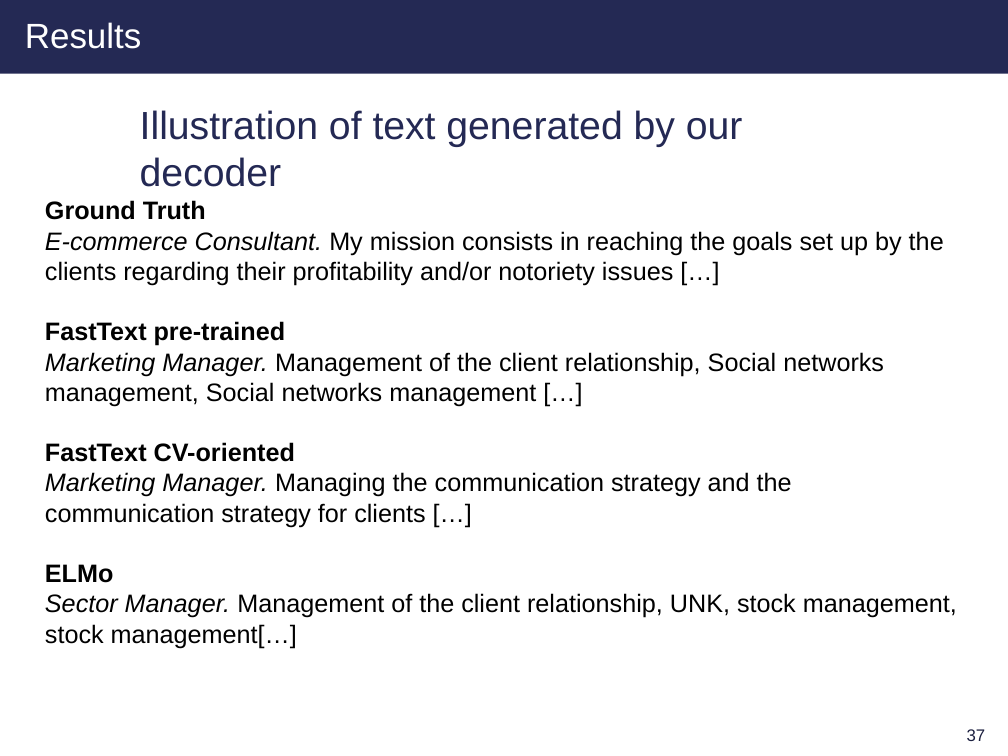
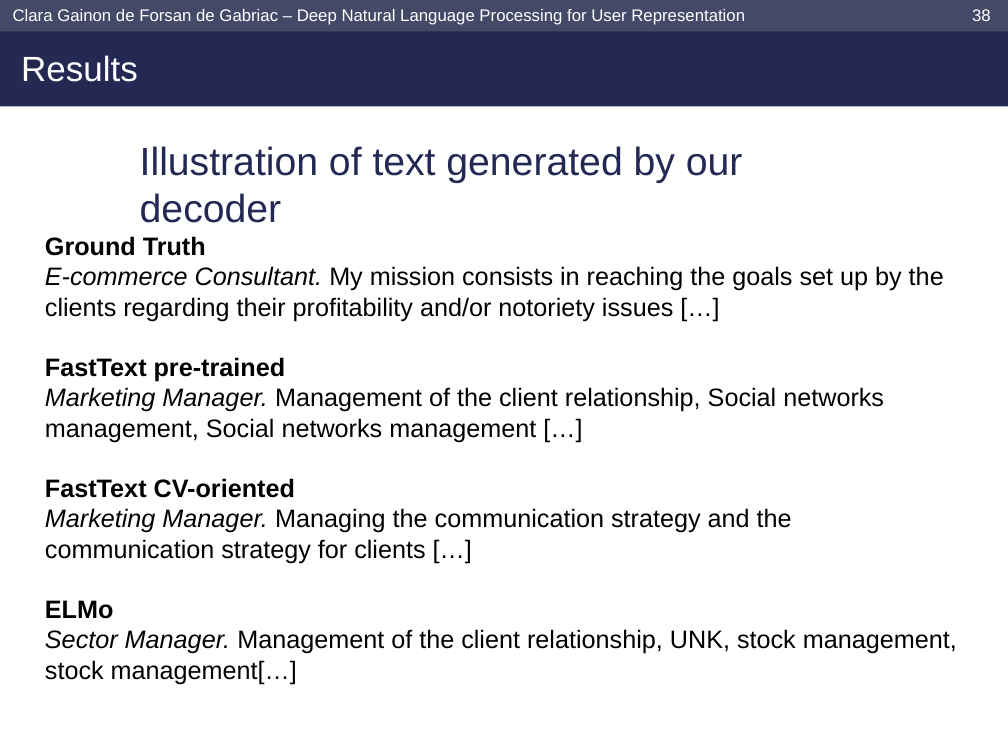
Before and after one commit to clara-gdef/defense, a slide deck: slide 39 of defense.pptx (slide 38 before the commit). Drawn at 1008x756 pixels with LibreOffice and Linux fonts; fonts in the diff are those of the drawing; background and template pictures are left out. Boxes give left, top, right and bottom in pixels: in the first picture for what was removed or moved away, otherwise in the second. Text is boxed around its words. In the diff, an @@ line names an element or a change of style, - is before the commit and + after.

```diff
--- a/defense.pptx
+++ b/defense.pptx
@@ rectangle resized from (x1=0, y1=0, x2=1008, y2=74) to (x1=0, y1=0, x2=1008, y2=106) @@
@@ rectangle added at (x1=0, y1=0, x2=1008, y2=31), fill #454968 @@
@@ text added at (x1=13, y1=9, x2=745, y2=25), 12 pt, text #FFFFFF @@
+Clara Gainon de Forsan de Gabriac – Deep Natural Language Processing for User Representation
@@ page number added at (x1=972, y1=9, x2=991, y2=21), 12 pt, text #FFFFFF @@
+38
@@ title "Results" moved from (x1=25, y1=22, x2=142, y2=49) to (x1=21, y1=55, x2=138, y2=82) @@
@@ text "Illustration of text generated by ..." moved from (x1=140, y1=110, x2=743, y2=187) to (x1=140, y1=146, x2=743, y2=223) @@
@@ text "Ground Truth" moved from (x1=45, y1=200, x2=957, y2=648) to (x1=45, y1=236, x2=957, y2=684) @@
@@ page number removed at (x1=967, y1=729, x2=986, y2=741) @@
-37
```
Also in this commit, not shown: 33 other slides changed, 1 slide added.
